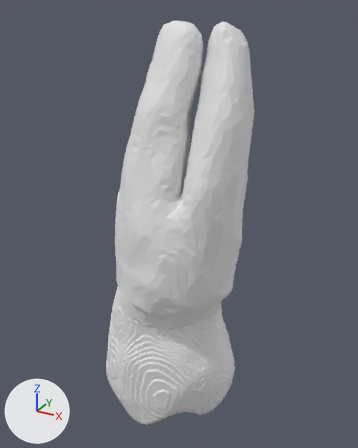
What one commit did to the glTF model public/models/teeth/tooth-14.glb.
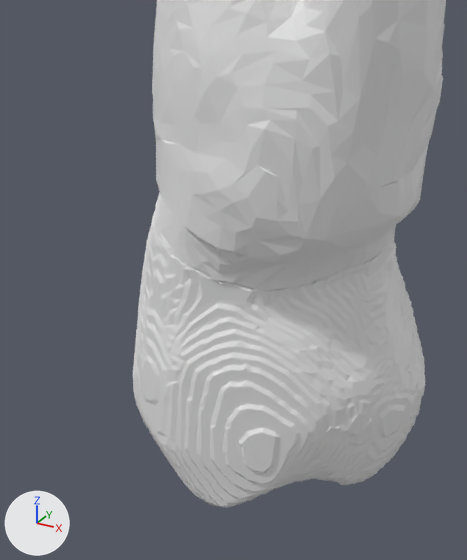
The first picture shows the older version from a 50 mm camera at (-0.58, -3.72, 2.69) aimed at (-1.99, -1.15, 1.4). The close-ups show the older and then the newer version on the part from 13% to 71% of the width and 45% to 100% of the height of that picture. Only the edits that show in the close-ups are written down. The axes (+X, +Y, +Z) are drawn at lower left. The lights are the same throughout. Where no turn or scale is listed for an object, it has been applied to the vertices.

In view in the first close-up: 'cementum-14', 'enamel-14', 'pdl-14'.
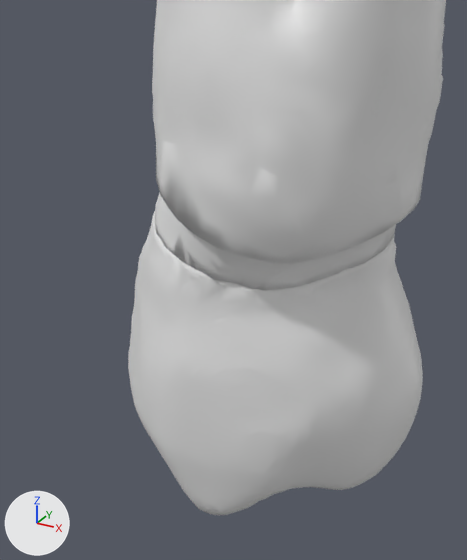
Where the newer file only moved an object's origin or applied its transform, the numbers keep the older frame.

What differs and where, as boxes (x1, y1, x2, y2) in the close-ups (467 x 560 px):
'enamel-14', reshaped, moved, rescaled: before (133, 212, 425, 508); after (128, 212, 423, 515)
part 2 of me_cementum_14, shading changed: (155, 192, 395, 290) in both
part 3 of me_pdl_14, shading changed: (155, 0, 422, 264) in both

The change in detail:
me_enamel_14 is used by ob_enamel_14; location (-2.016, -1.24, 0.419); scale (0.522, 0.522, 0.522).
me_enamel_14 had 6002 vertices, 12000 faces and spanned x -0.84..0.84, y -0.73..0.73, z -1.0..1.0.
me_enamel_14 now has 6002 vertices, 12000 faces and spans x -0.79..0.79, y -0.68..0.68, z -1.0..1.0.
me_enamel_14 part 1: 5999 of 6002 vertices moved; they spanned x -0.84..0.84, y -0.73..0.73, z -1.0..1.0 and now span x -0.79..0.79, y -0.68..0.68, z -1.0..1.0; mean shift (0.01, 0.01, 0.06); largest move (0.07, -0.32, -0.66) -> (0.08, -0.28, -0.47).
me_cementum_14 has 3495 vertices, 6998 faces and spans x -0.39..0.39, y -0.3..0.3, z -0.89..0.89.
me_cementum_14 is used by ob_cementum_14; location (-1.938, -1.289, 1.698).
me_cementum_14 part 2: all faces are now shaded smooth (6998 of 6998 changed).
me_pdl_14 has 2502 vertices, 5000 faces and spans x -0.41..0.41, y -0.33..0.33, z -0.82..0.82.
me_pdl_14 is used by ob_pdl_14; location (-1.927, -1.292, 1.792).
me_pdl_14 part 3: all faces are now shaded smooth (5000 of 5000 changed).
Object 'enamel-14' (ob_enamel_14) moves from (-2.016, -1.24, 0.419) to (-2.024, -1.246, 0.382).
Object 'enamel-14' (ob_enamel_14) is rescaled from (0.522, 0.522, 0.522) to (0.56, 0.56, 0.56).
